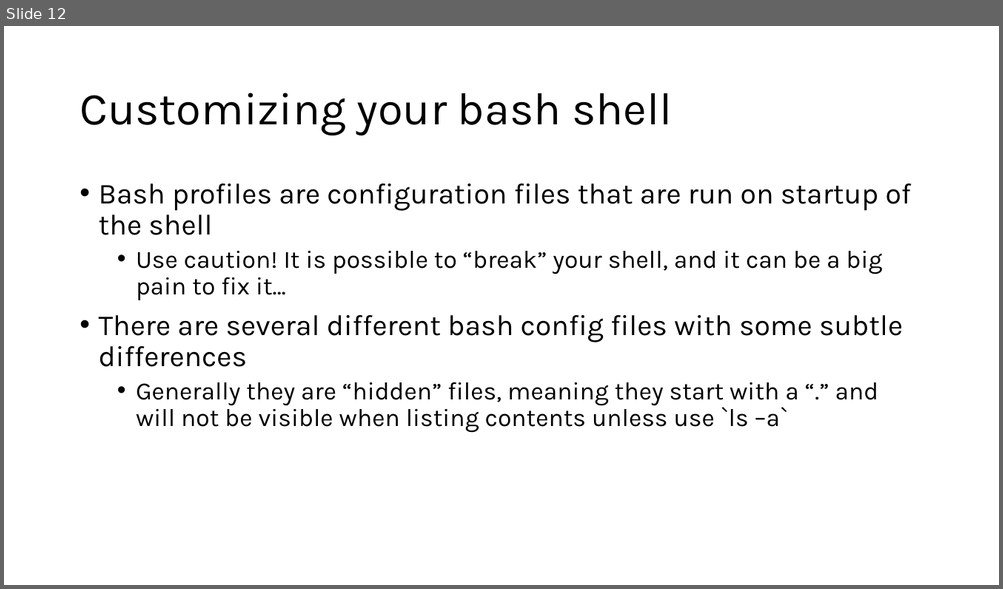
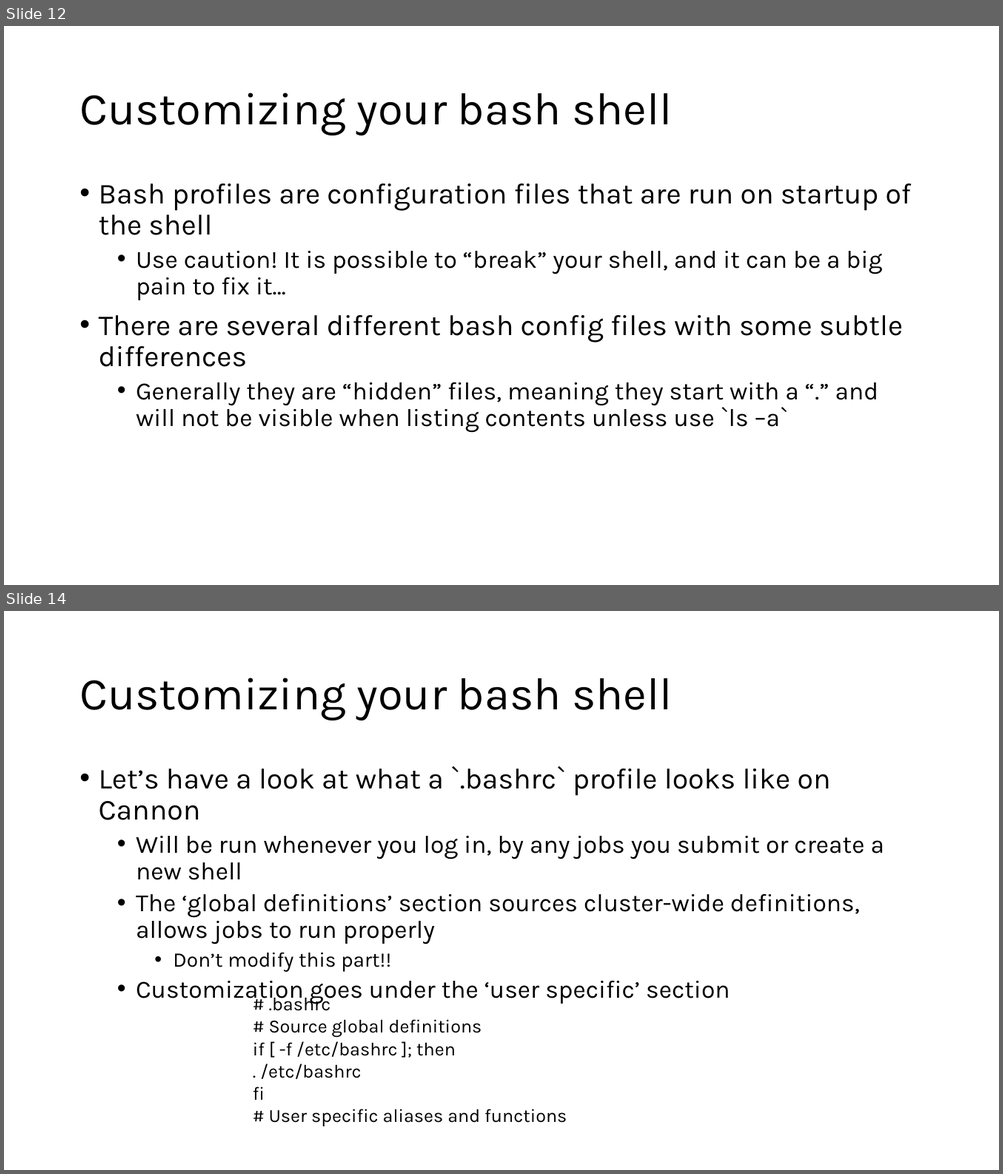
Before and after one commit to harvardinformatics/short-trainings, a slide deck: cmd-line-101/cmdline_tips_draft.pptx. Shown one above the other, each under a label of ours: slide 12 before the commit, slides 12 and 14 after it; the slides between them are not shown. The pictures are 1003x589 and 1003x1174 pixels, drawn with LibreOffice and Linux fonts; fonts in the diff are those of the drawing. Boxes give left, top, right and bottom in pixels: in the first picture for what was removed or moved away, otherwise in the second. Text is boxed around its words. In the diff, an @@ line names an element or a change of style, - is before the commit and + after.

Commit message:
added shell customization to cmdline_tips

```diff
--- a/cmd-line-101/cmdline_tips_draft.pptx
+++ b/cmd-line-101/cmdline_tips_draft.pptx
@@ slide 14 added at bbox=[4, 611, 999, 1170], background #FFFFFF @@
@@ title added at bbox=[79, 678, 672, 721], 44 pt, text #000000 @@
+Customizing your bash shell
@@ text added at bbox=[99, 766, 884, 1005], 24 pt, text #000000 @@
+• Let’s have a look at what a `.bashrc` profile looks like on Cannon
+  • Will be run whenever you log in, by any jobs you submit or create a new shell
+  • The ‘global definitions’ section sources cluster-wide definitions, allows jobs to run properly
+    • Don’t modify this part!!
+  • Customization goes under the ‘user specific’ section
@@ text added at bbox=[253, 994, 566, 1127], 18 pt, text #000000 @@
+# .bashrc
+# Source global definitions
+if [ -f /etc/bashrc ]; then
+. /etc/bashrc
+fi
+# User specific aliases and functions
```
Also in this commit, not shown: 1 slide changed, 4 other slides added.
